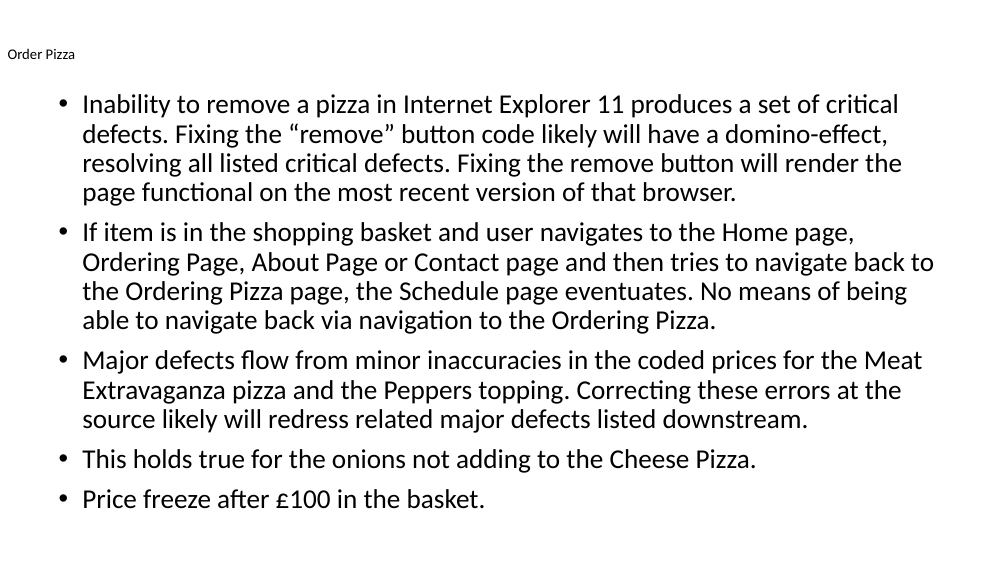
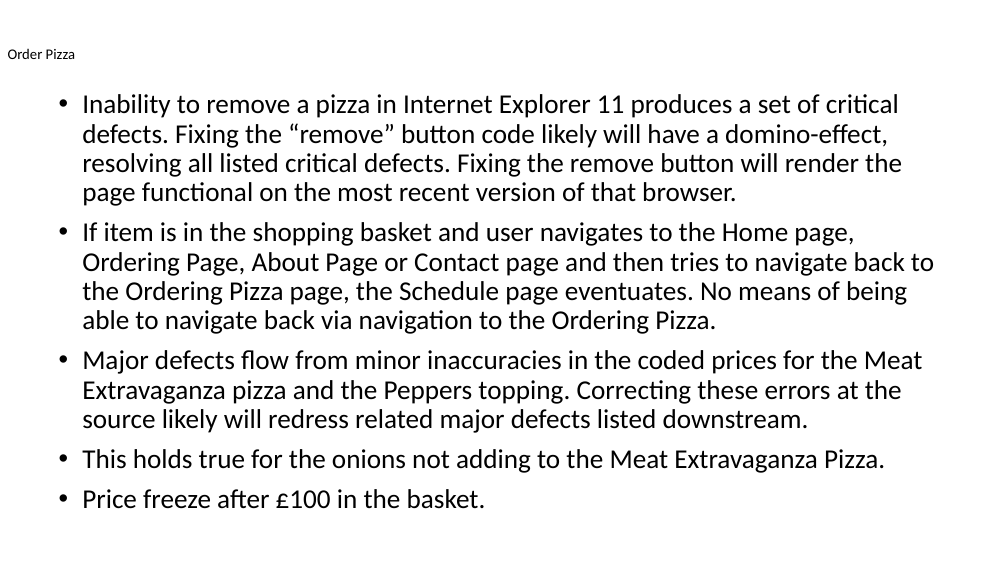
Before and after one commit to KevinOHare/Software-Testing-And-Verification, a slide deck: slide 2 of Presentation/Echo_Presentation.pptx. Drawn at 1008x567 pixels with LibreOffice and Linux fonts; fonts in the diff are those of the drawing. Boxes give left, top, right and bottom in pixels: in the first picture for what was removed or moved away, otherwise in the second. Text is boxed around its words. In the diff, an @@ line names an element or a change of style, - is before the commit and + after.

```diff
--- a/Presentation/Echo_Presentation.pptx
+++ b/Presentation/Echo_Presentation.pptx
@@ text at bbox=[82, 449, 885, 473]: text changed @@
-• This holds true for the onions not adding to the Cheese Pizza.
+• This holds true for the onions not adding to the Meat Extravaganza Pizza.
```
